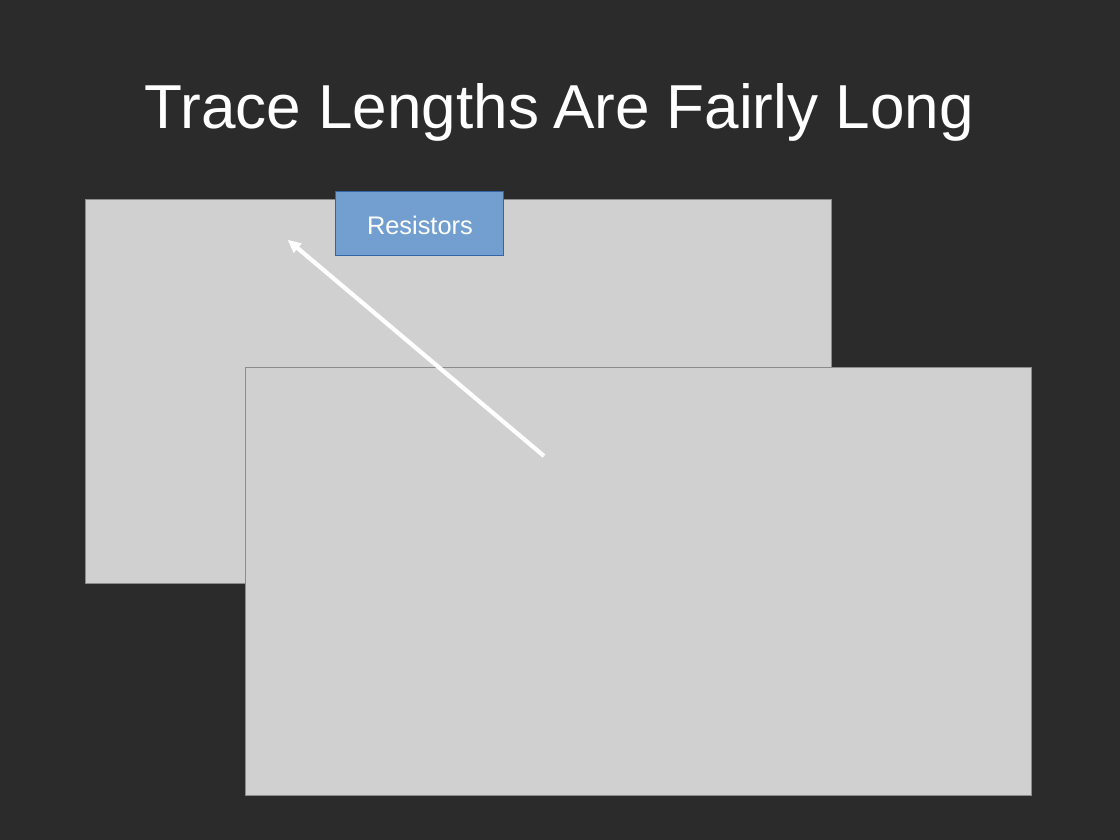
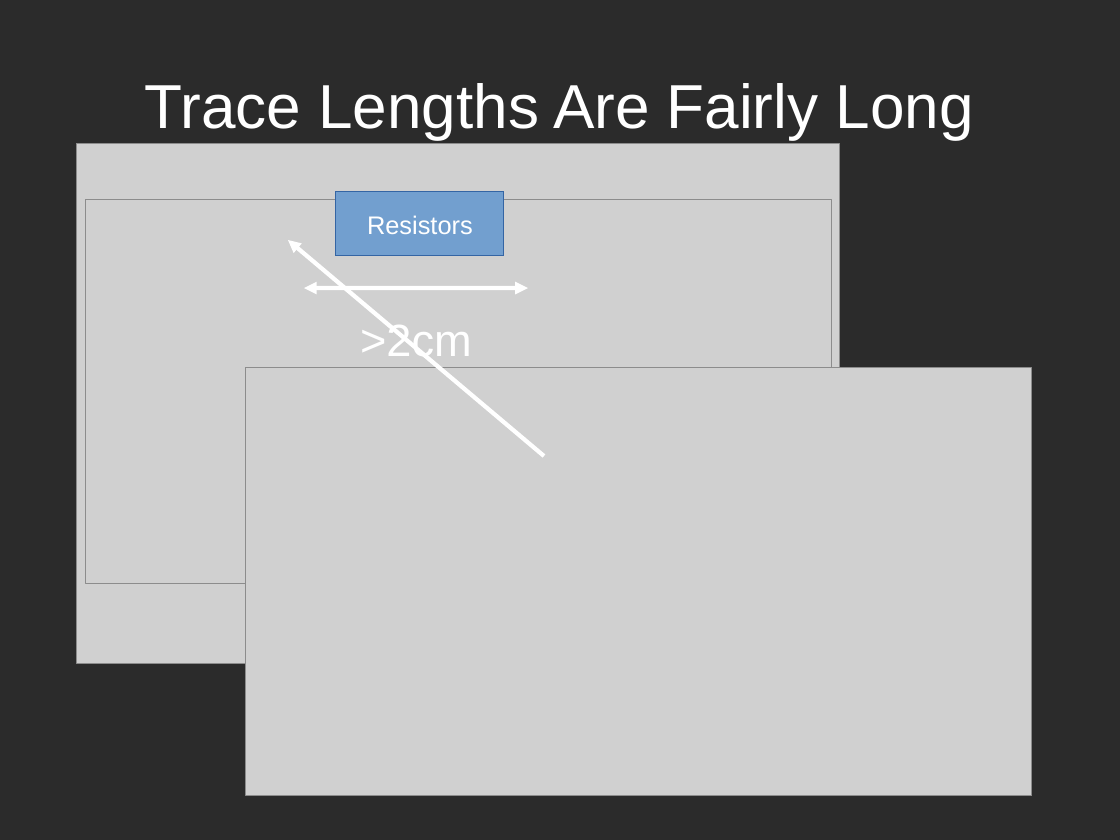
Before and after one commit to TheComet/bat6, a slide deck: slide 11 of doc/presentation/libreoffice/presentation.odp. Drawn at 1120x840 pixels with LibreOffice and Linux fonts; fonts in the diff are those of the drawing; grey boxes stand for pictures; background and template pictures are left out; a plain dark background stands for a picture behind light text. Boxes give left, top, right and bottom in pixels: in the first picture for what was removed or moved away, otherwise in the second. Text is boxed around its words. In the diff, an @@ line names an element or a change of style, - is before the commit and + after.

```diff
--- a/doc/presentation/libreoffice/presentation.odp
+++ b/doc/presentation/libreoffice/presentation.odp
@@ picture added at bbox=[77, 144, 841, 665] @@
@@ line added at bbox=[304, 288, 527, 288], outline #FFFFFF 3 pt, 32 pt, text #FFFFFF @@
+>2cm
```
Also in this commit, not shown: 1 other slide changed, 1 slide added, 1 slide removed.
